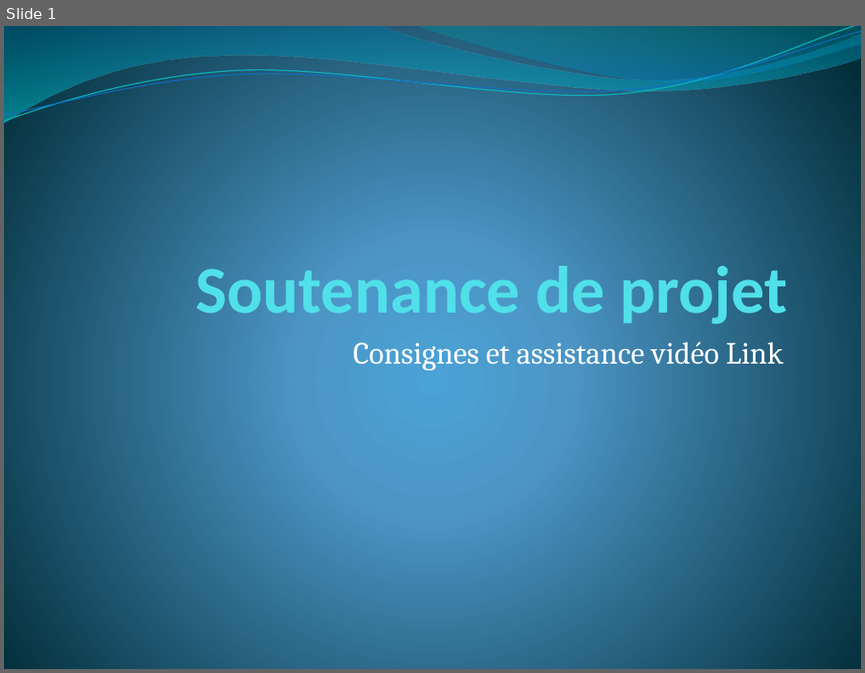
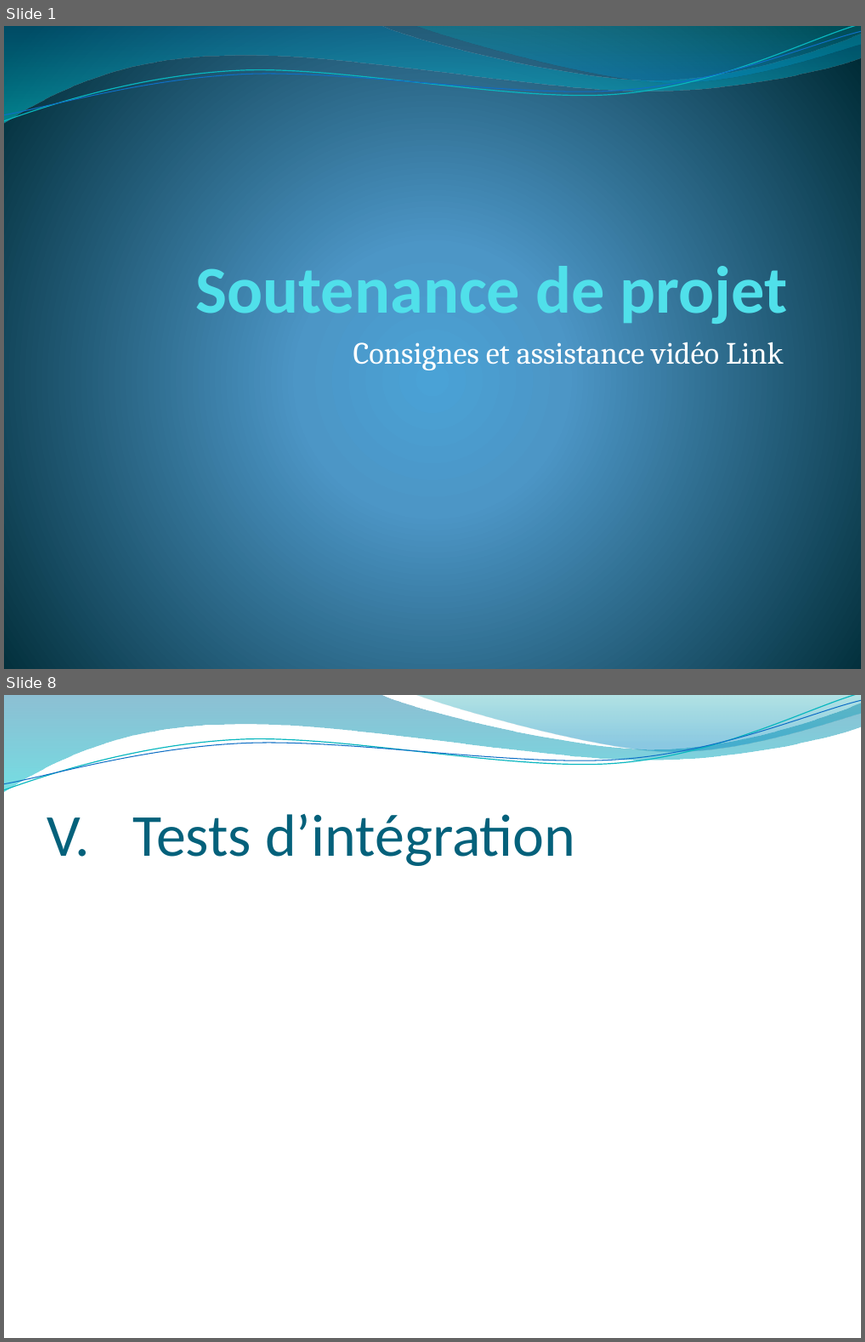
Before and after one commit to BTS2-Projet-1/BTS2-Projet-1.github.io, a slide deck: DossiersProjet_Locker_Control/[HOUDAYER_Pierre]_Rapport_Personel/[HOUDAYER]_SoutenanceDeProjet.pptx. Shown one above the other, each under a label of ours: slide 1 before the commit, slides 1 and 8 after it; the slides between them are not shown. The pictures are 865x673 and 865x1342 pixels, drawn with LibreOffice and Linux fonts; fonts in the diff are those of the drawing; background and template pictures are left out. Boxes give left, top, right and bottom in pixels: in the first picture for what was removed or moved away, otherwise in the second. Text is boxed around its words. In the diff, an @@ line names an element or a change of style, - is before the commit and + after.

```diff
--- a/DossiersProjet_Locker_Control/[HOUDAYER_Pierre]_Rapport_Personel/[HOUDAYER]_SoutenanceDeProjet.pptx
+++ b/DossiersProjet_Locker_Control/[HOUDAYER_Pierre]_Rapport_Personel/[HOUDAYER]_SoutenanceDeProjet.pptx
@@ slide 8 added at [4,695,861,1338], background picture (left out); not listed: 4 template elements that a slide beside it also shows @@
@@ title added at [46,813,575,866], 50 pt, text #04617B @@
+V. Tests d’intégration
```
Also in this commit, not shown: 7 slides changed, 1 slide removed, 2 other files.
